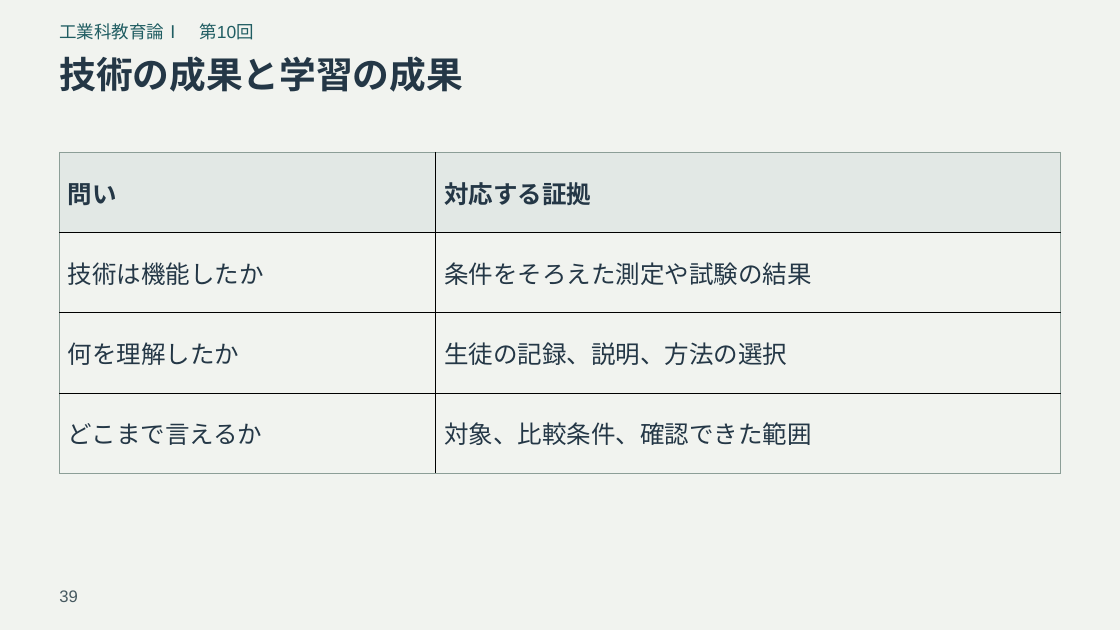
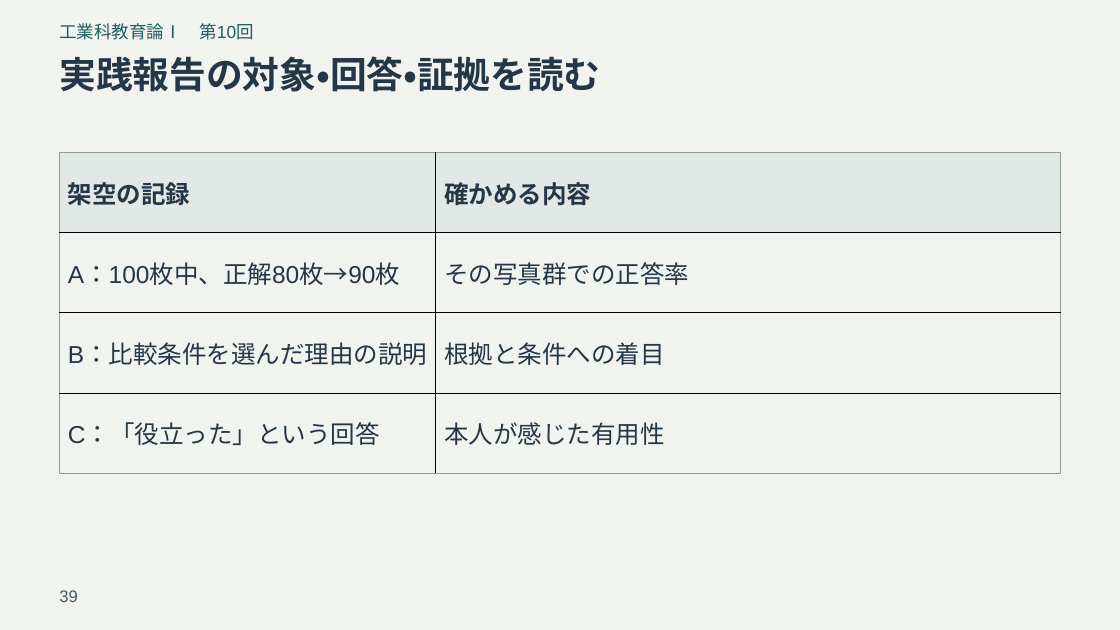
Before and after one commit to zooc-14calbp/industrial-education-i, a slide deck: slide 39 of reorganized/20261105/expanded/slides.pptx. Drawn at 1120x630 pixels with LibreOffice and Linux fonts; fonts in the diff are those of the drawing. Boxes give left, top, right and bottom in pixels: in the first picture for what was removed or moved away, otherwise in the second. Text is boxed around its words. In the diff, an @@ line names an element or a change of style, - is before the commit and + after.

```diff
--- a/reorganized/20261105/expanded/slides.pptx
+++ b/reorganized/20261105/expanded/slides.pptx
@@ title at (x1=59, y1=56, x2=600, y2=92): text changed @@
-技術の成果と学習の成果
+実践報告の対象・回答・証拠を読む
@@ table at (x1=60, y1=152, x2=1061, y2=473) @@
-row 1, column 1: 問い
+row 1, column 1: 架空の記録
-row 1, column 2: 対応する証拠
+row 1, column 2: 確かめる内容
-row 2, column 1: 技術は機能したか
+row 2, column 1: A：100枚中、正解80枚→90枚
-row 2, column 2: 条件をそろえた測定や試験の結果
+row 2, column 2: その写真群での正答率
-row 3, column 1: 何を理解したか
+row 3, column 1: B：比較条件を選んだ理由の説明
-row 3, column 2: 生徒の記録、説明、方法の選択
+row 3, column 2: 根拠と条件への着目
-row 4, column 1: どこまで言えるか
+row 4, column 1: C：「役立った」という回答
-row 4, column 2: 対象、比較条件、確認できた範囲
+row 4, column 2: 本人が感じた有用性
```
Also in this commit, not shown: 7 other slides changed, 12 other files.
